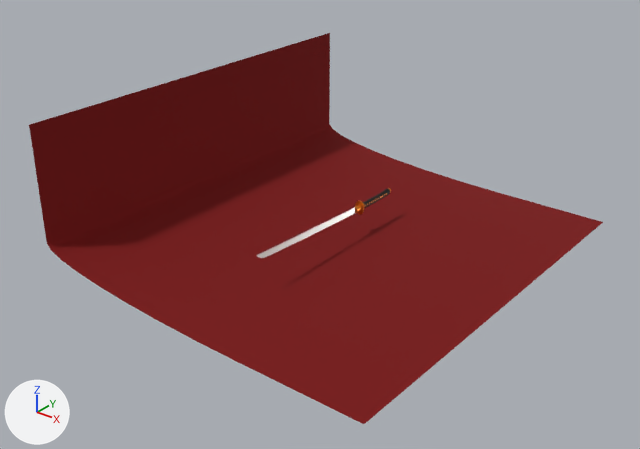
The Blender file Katana/katana.blend: old version first, new version second.
The view is the same before and after, from a camera (50 mm lens) standing at (28.1, -37.2, 23.9) and looking at (0.0, -2.1, 2.1). Lighting does not change. The marker at lower left points along +X, +Y and +Z.

In view in the first picture: 'Cube', 'Room'.
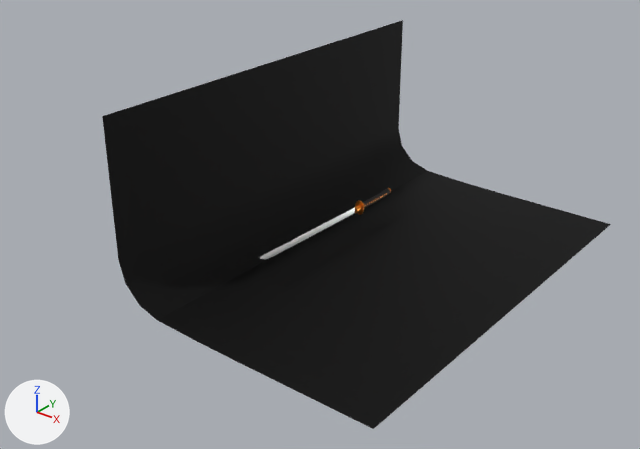
The change, as a diff of the scene's bpy script:
```diff
--- a/Katana/katana.blend.py
+++ b/Katana/katana.blend.py
@@ mat_material_004 @@
 mat_material_004 = principled_material('Material.004')
-mat_material_004.base_color = (0.196, 0.0, 0.0)  # dark red #7a0000
+mat_material_004.base_color = (0.0, 0.0, 0.0)  # black #000000
 mat_material_004.metallic = 0.055
@@ me_plane_001 @@
 me_plane_001.from_pydata(...)  # 22 vertices, 10 faces; spans x -1.0..1.0, y -1.0..1.0, z 0.0..6.72
 # used by ob_room; location = (0.0, 0.0, 0.0); scale = (10.8, 12.6, 1.27)
 # verts and faces of me_plane_001; kept vertices keep their numbers, new ones are numbered from 22
 # before: 2 (-1.0, -1.0, 6.72) at pixel (28, 124), 3 (-1.0, 1.0, 6.72) at pixel (329, 32), 5 (-1.0, -1.0, 1.33) at pixel (46, 243), 8 (-0.41, -1.0, 0.22) at pixel (125, 302), 9 (-0.61, -1.0, 0.39) at pixel (98, 285)
 # before: 10 (-0.78, -1.0, 0.59) at pixel (76, 271), 11 (-0.9, -1.0, 0.82) at pixel (60, 259), 12 (-0.97, -1.0, 1.07) at pixel (50, 249), 13 (-1.0, 1.0, 1.33) at pixel (329, 123), 15 (-0.97, 1.0, 1.07) at pixel (332, 128)
 # before: 16 (-0.9, 1.0, 0.82) at pixel (340, 135), 17 (-0.78, 1.0, 0.59) at pixel (355, 142), 18 (-0.61, 1.0, 0.39) at pixel (374, 151), 19 (-0.41, 1.0, 0.22) at pixel (399, 160)
+# me_plane_001 part 1
+delete_vertices([2, 3, 5, 12, 13, 15])  # with the faces that use them
+verts[8] = (-0.18, -1.0, 0.1)  # moved, pixel (157, 320)
+verts[19] = (-0.18, 1.0, 0.1)  # moved, pixel (427, 170)
+verts[11] = (-0.41, -1.0, 2.13)  # moved, pixel (118, 259)
+verts[16] = (-0.41, 1.0, 2.13)  # moved, pixel (398, 128)
+verts[9] = (-0.29, -1.0, 0.42)  # moved, pixel (139, 305)
+verts[18] = (-0.29, 1.0, 0.42)  # moved, pixel (412, 161)
+verts[10] = (-0.38, -1.0, 1.16)  # moved, pixel (125, 283)
+verts[17] = (-0.38, 1.0, 1.16)  # moved, pixel (401, 145)
+verts[22] = (-0.41, 1.0, 8.13)  # pixel (402, 20)
+verts[23] = (-0.41, -1.0, 8.13)  # pixel (102, 116)
+faces += [(11, 16, 22, 23)]
 me_plane_001.materials.append(mat_material_004)
@@ me_cube_002 @@
 # used by ob_cube; location = (0.0, 1.28, 1.79); scale = (0.0198, 0.0369, 0.186)
-me_cube_002.from_pydata(...)  # 426 vertices, 424 faces; spans x -1.0..1.0, y -235.0..1.0, z -1.0..3.0
+me_cube_002.from_pydata(...)  # 2466 vertices, 2464 faces; spans x -1.0..1.0, y -72.0..1.0, z -1.0..2.0
+# me_cube_002 part 2: 41 vertices moved within x -1.0..1.0, y -68.0..1.0, z -1.0..1.0; 196 vertices removed from x -1.0..1.0, y -235.0..-2.0, z -1.0..3.0; 2236 vertices added at x -1.0..1.0, y -72.0..1.0, z -1.0..2.0
 me_cube_002.materials.append(mat_material_001)
@@ ob_room @@
 ob_room.location = (0.0, 0.0, 0.0)
-ob_room.scale = (10.8, 12.6, 1.27)
+ob_room.scale = (11.3, 12.6, 1.27)
```

Where the change shows, as pixel boxes (x1, y1, x2, y2) in the pictures (640 x 449 px):
'Room', recoloured, reshaped, rescaled (red to black, 11% narrower)
    before: (29, 33, 603, 424)
    after: (102, 20, 611, 429)
part 1 of me_plane_001, cut back
    before: (29, 33, 340, 259)
    after: (102, 20, 403, 260)
part 2 of me_cube_002, built on
    before: (256, 207, 355, 258)
    after: (259, 207, 355, 260)
